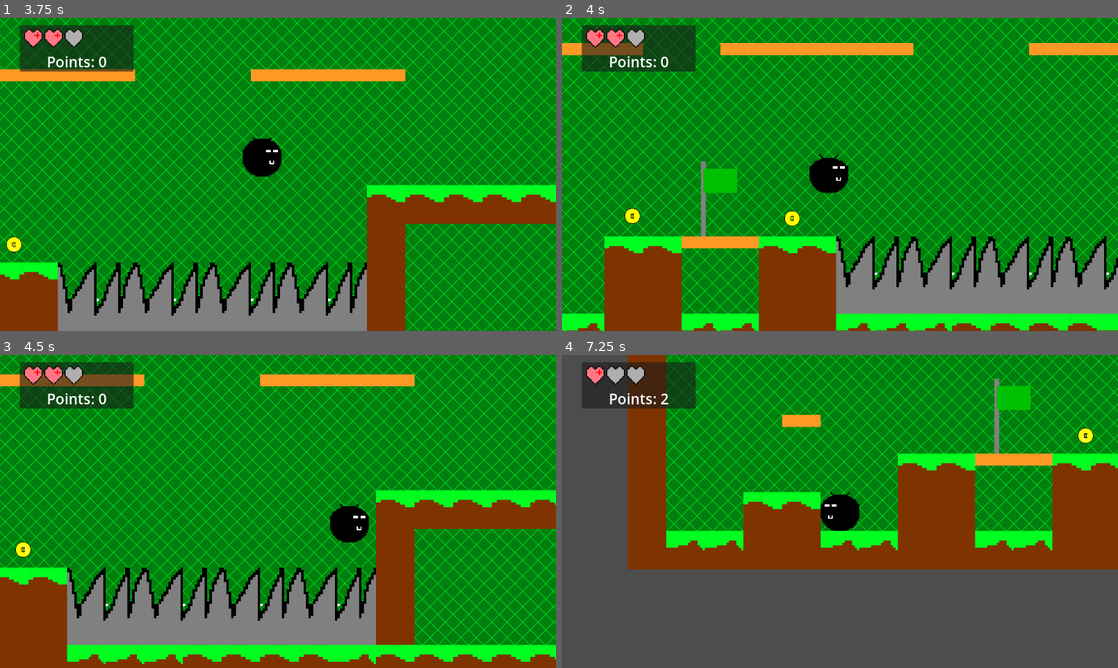
Above: before the commit, frames 1-4 (two rows, left to right).
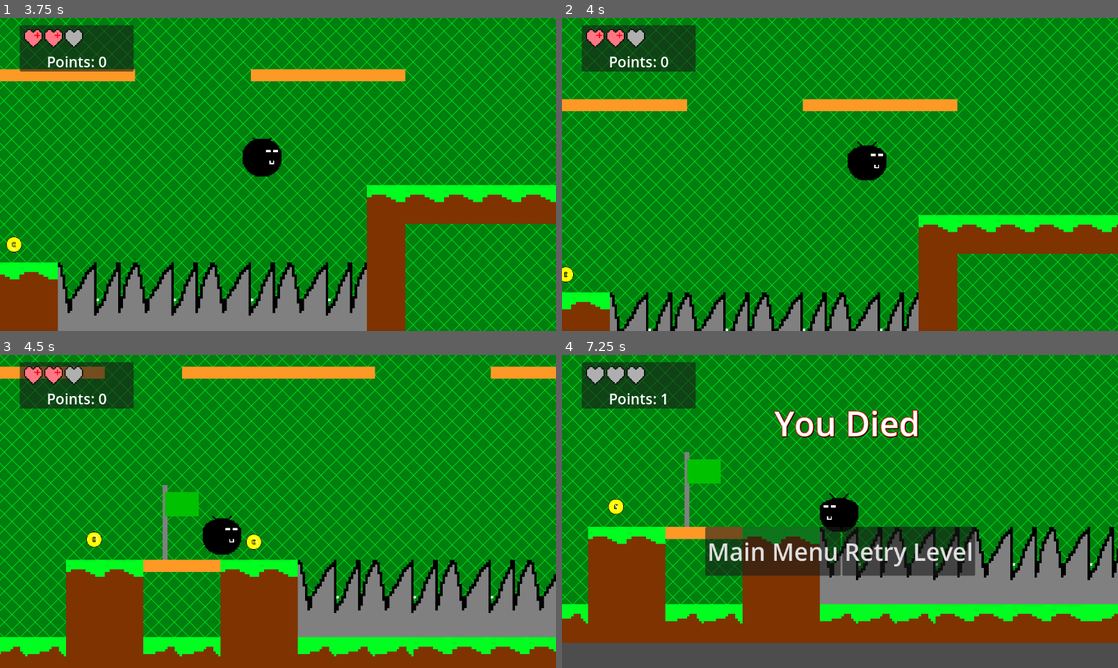
Above: after the commit, the same moments.

Repository: CWmain/Platformer
Game: Godot game, scene res://gui/level_select.tscn
Same seed, same stepped clock (60 frames per second), same inputs: the game is played once before the commit and once after it.
Inputs (mouse positions are in pixels of both pictures, inside the frame that each line leads up to):
- Up to frame 1 (3.75 s): click "Level_1" at 0.5 s; move the mouse to (400, 158) at 1.27 s; hold Right (right) 1.28-2.78 s; tap Space (jump) at 1.52, 2.27 s; move the mouse to (166, 190) at 2.02 s; move the mouse to (333, 105) at 2.77 s; hold A (left) 2.78-3.53 s; move the mouse to (250, 237) at 3.52 s; hold Right (right) from 3.53 s (still down)
- Up to frame 2 (4 s): keep holding Right (right); tap Space (jump) at 3.77 s
- Up to frame 3 (4.5 s): keep holding Right (right); move the mouse to (444, 558) at 4.27 s
- Up to frame 4 (7.25 s): tap Space (jump) at 4.52, 5.27, 6.77 s; move the mouse to (673, 464) at 5.02 s; release Right (right) at 5.03 s; hold A (left) 5.03-5.78 s; move the mouse to (867, 511) at 5.77 s; hold Right (right) 5.78-6.53 s; move the mouse to (756, 433) at 6.52 s; hold A (left) from 6.53 s (still down)

Frame 1 is identical in both runs. In frame 2, 49% of the frame differs, in the area x 0-100%, y 0-100%; in frame 3, 52%; in frame 4, 66%, in the area x 0-100%, y 0-92%.

Commit message:
Refactor: Moved character reaction to spike into the character script rather than the spike script

Diff:
--- a/Platformer/GameObjects/spikey.gd
+++ b/Platformer/GameObjects/spikey.gd
@@ -5,15 +5,7 @@
 
 func _on_body_entered(body):
 	if (body.name == "Player"):
-		player = body
-		print("On Spike")
-		body.velocity = -body.velocity
-		if !timerStart:
-			timerStart = true
-			$GoToCheckpoint.start()
-			body.remove_health(1)
-
-
+		body.spike_damage()
 	pass # Replace with function body.
 
 
@@ -21,10 +13,3 @@
 	if (body.name == "Player"):
 		print("Not on Spike")
 	pass # Replace with function body.
-
-
-func _on_go_to_checkpoint_timeout():
-	$GoToCheckpoint.stop()
-	timerStart = false
-	player.set_last_ground()
-	pass # Replace with function body.
--- a/Platformer/GameObjects/spikey.tscn
+++ b/Platformer/GameObjects/spikey.tscn
@@ -12,9 +12,5 @@
 position = Vector2(8, -7.125)
 shape = SubResource("RectangleShape2D_rc4cm")
 
-[node name="GoToCheckpoint" type="Timer" parent="."]
-wait_time = 0.5
-
 [connection signal="body_entered" from="." to="." method="_on_body_entered"]
 [connection signal="body_exited" from="." to="." method="_on_body_exited"]
-[connection signal="timeout" from="GoToCheckpoint" to="." method="_on_go_to_checkpoint_timeout"]
--- a/Platformer/main_character.gd
+++ b/Platformer/main_character.gd
@@ -18,6 +18,7 @@
 @onready var last_on_ground = self.get_indexed("position")
 
 @onready var animated_sprite_2d = $AnimatedSprite2D
+@onready var spiked_timer = $spiked
 
 @export var grapple_angle: int = 45
 @onready var ray_cast = $RayCast2D
@@ -37,6 +38,7 @@
 const grapple_length = 500
 
 func _ready():
+	spiked_timer.stop()
 	pass
 
 func set_respawn(coords : Vector2):
@@ -77,7 +79,6 @@
 		is_facing = -1
 		animated_sprite_2d.flip_h = true;
 
-
 	# Set graple direction
 	if is_facing == -1:
 		ray_cast.set_indexed("rotation", -grapple_angle)
@@ -100,7 +101,6 @@
 		chain.set_indexed("rotation", PI)
 
 		is_grappling = false
-
 
 	#Give me the modification to velocity that grappling does
 	if is_grappling:
@@ -133,14 +133,18 @@
 
 
 func remove_health(amount: int):
-	if immune == false:
-		game_manager.take_damage(amount)
-		$iframes.start()
-		immune = true
+	game_manager.take_damage(amount)
 
-func _on_iframes_timeout():
-	immune = false
-	$iframes.stop()
+
+func spike_damage():
+	velocity = -velocity
+	if spiked_timer.is_stopped():
+		spiked_timer.start()
+		remove_health(1)
+
+func _on_spiked_timeout():
+	spiked_timer.stop()
+	set_last_ground()
 	pass # Replace with function body.
 
 func grapple_visuals():
--- a/Platformer/main_character.tscn
+++ b/Platformer/main_character.tscn
@@ -137,8 +137,8 @@
 position_smoothing_enabled = true
 position_smoothing_speed = 7.0
 
-[node name="iframes" type="Timer" parent="."]
-wait_time = 0.6
+[node name="spiked" type="Timer" parent="."]
+process_callback = 0
 
 [connection signal="draw" from="." to="." method="_on_draw"]
-[connection signal="timeout" from="iframes" to="." method="_on_iframes_timeout"]
+[connection signal="timeout" from="spiked" to="." method="_on_spiked_timeout"]
